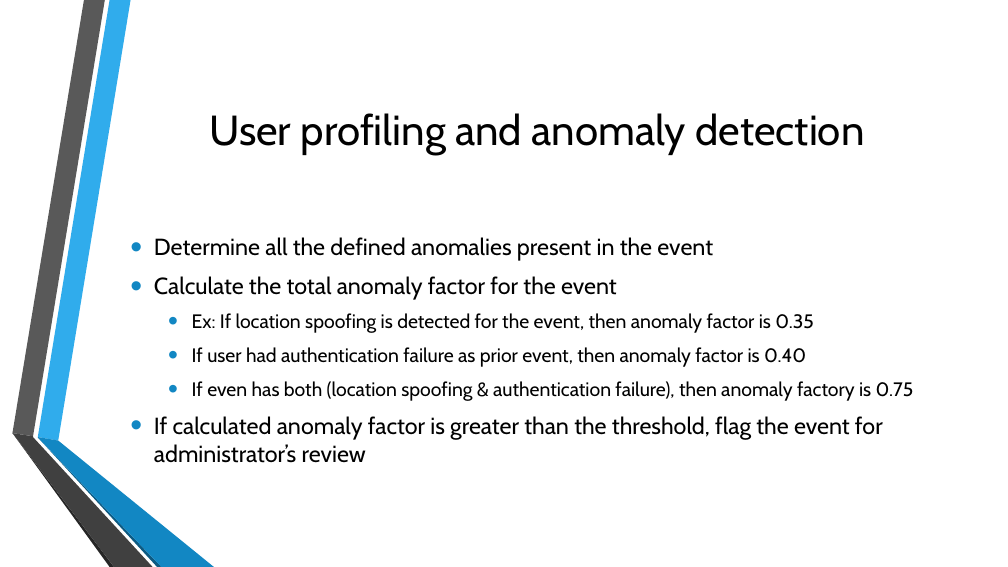
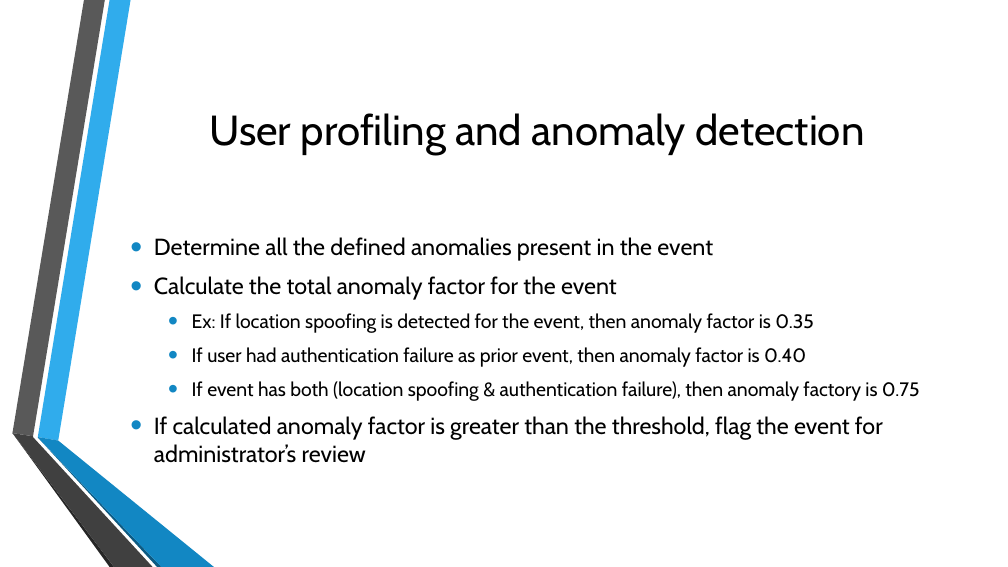
Before and after one commit to gorbi/cse612_project, a slide deck: slide 9 of docs/Network Anamoly Detection.pptx. Drawn at 1008x567 pixels with LibreOffice and Linux fonts; fonts in the diff are those of the drawing; background and template pictures are left out. Boxes give left, top, right and bottom in pixels: in the first picture for what was removed or moved away, otherwise in the second. Text is boxed around its words. In the diff, an @@ line names an element or a change of style, - is before the commit and + after.

```diff
--- a/docs/Network Anamoly Detection.pptx
+++ b/docs/Network Anamoly Detection.pptx
@@ text at (192, 381, 920, 401): text changed @@
-  • If even has both (location spoofing & authentication failure), then anomaly factory is 0.75
+  • If event has both (location spoofing & authentication failure), then anomaly factory is 0.75
```
Also in this commit, not shown: 3 other slides changed.
